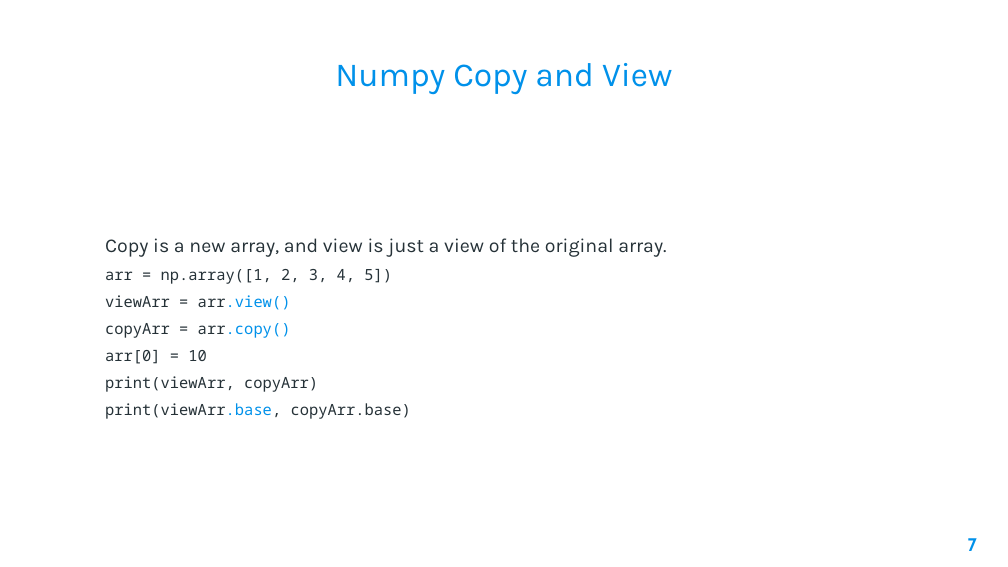
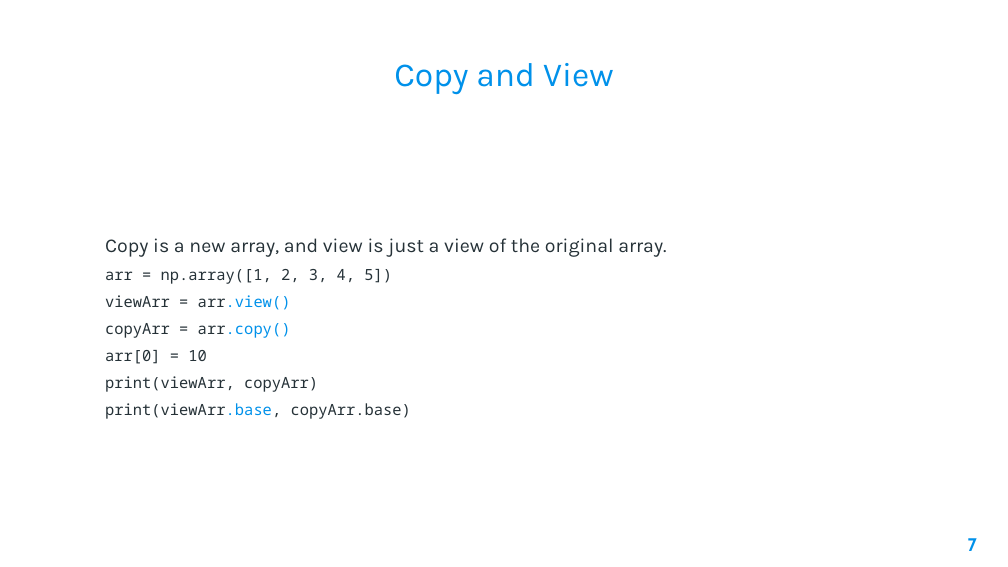
Before and after one commit to AleeRezaa/learn-python, a slide deck: slide 7 of 4 Data Science.pptx. Drawn at 1008x567 pixels with LibreOffice and Linux fonts; fonts in the diff are those of the drawing; background and template pictures are left out. Boxes give left, top, right and bottom in pixels: in the first picture for what was removed or moved away, otherwise in the second. Text is boxed around its words. In the diff, an @@ line names an element or a change of style, - is before the commit and + after.

```diff
--- a/4 Data Science.pptx
+++ b/4 Data Science.pptx
@@ title at (x1=394, y1=63, x2=613, y2=94): text changed @@
-Numpy Copy and View
+Copy and View
```
Also in this commit, not shown: 3 other slides changed, 1 slide added.
